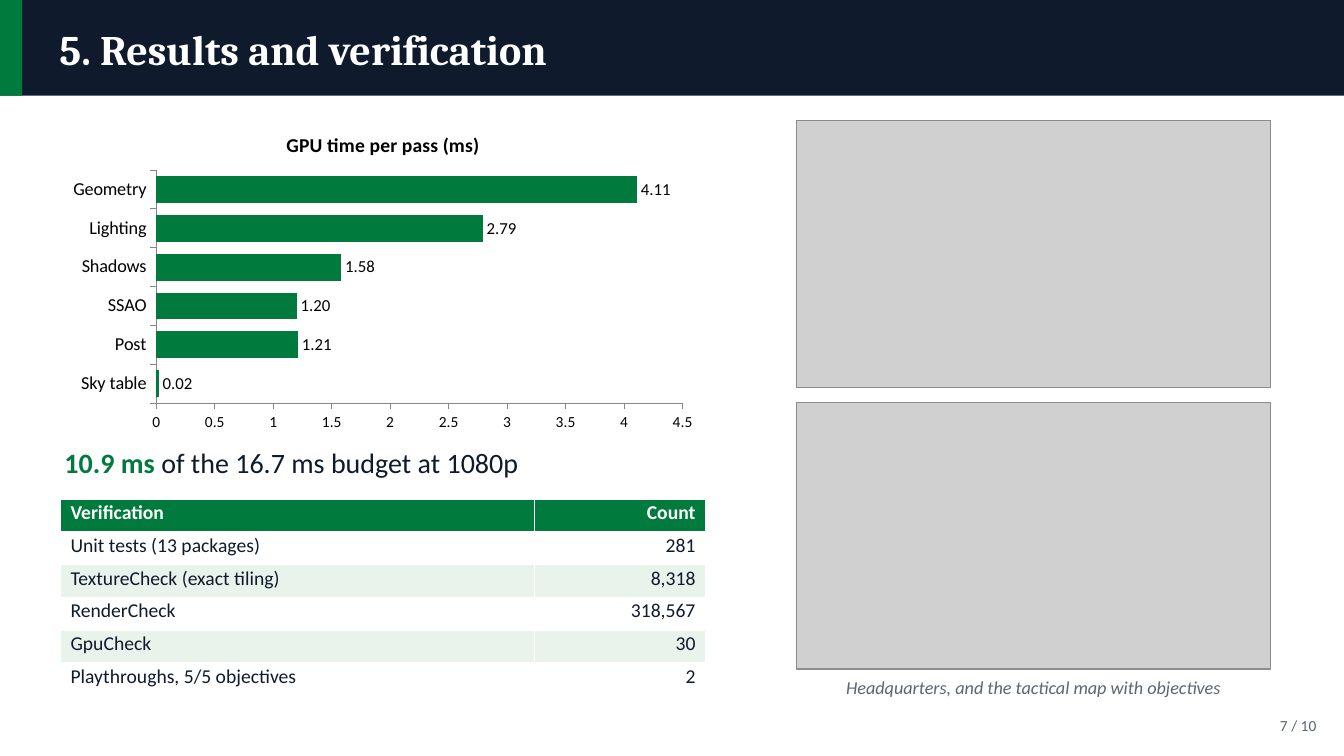
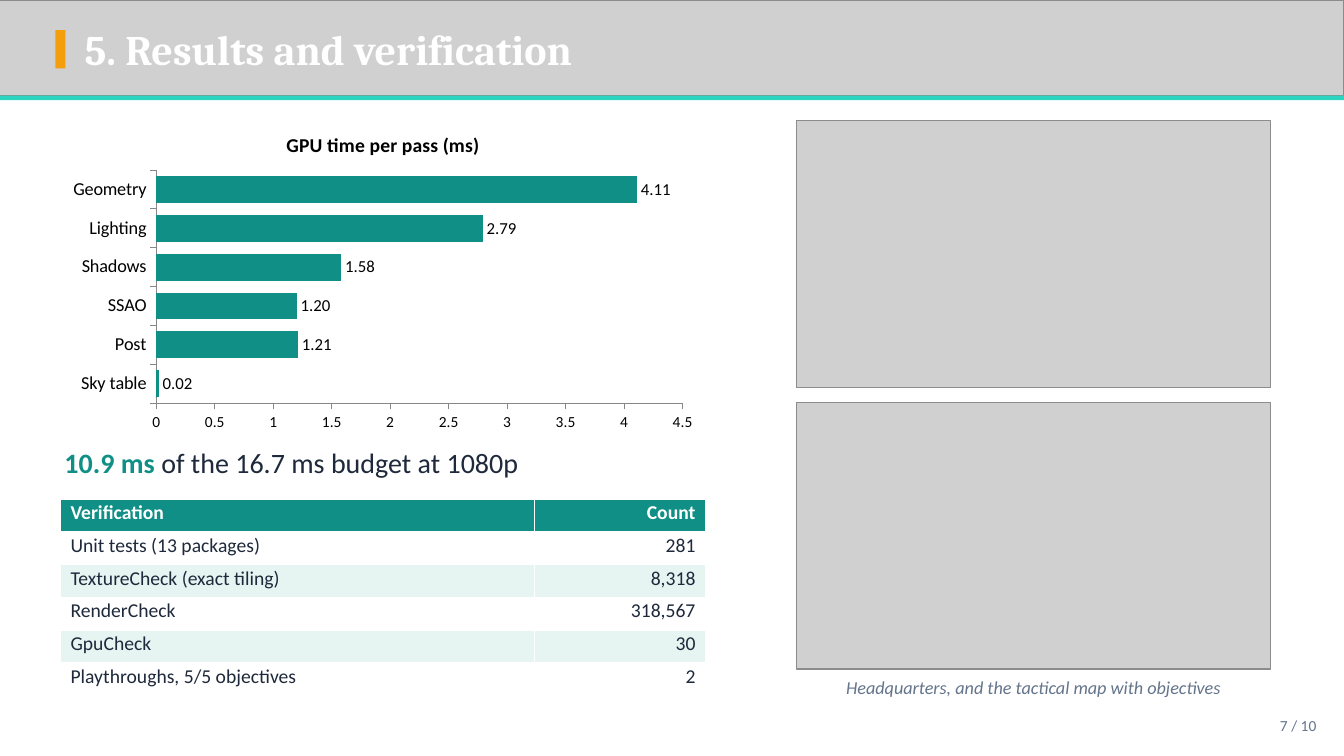
Before and after one commit to ShifatHasanGNS/Sentinel, a slide deck: slide 7 of Docs/Deliverables/Slides/Sentinel_Presentation.pptx. Drawn at 1344x756 pixels with LibreOffice and Linux fonts; fonts in the diff are those of the drawing; grey boxes stand for pictures; background and template pictures are left out. Boxes give left, top, right and bottom in pixels: in the first picture for what was removed or moved away, otherwise in the second. Text is boxed around its words. In the diff, an @@ line names an element or a change of style, - is before the commit and + after.

Commit message:
Slides: midnight-and-teal PPTX theme with procedurally generated backdrops

```diff
--- a/Docs/Deliverables/Slides/Sentinel_Presentation.pptx
+++ b/Docs/Deliverables/Slides/Sentinel_Presentation.pptx
@@ picture added at [0,0,1344,96] @@
@@ text "5. Results and verification": place and size @@
-text "5. Results and verification" at [59,35,547,66]
+text "5. Results and verification" at [85,36,572,65]
@@ rectangle: place and size @@
-rectangle at [0,0,22,96]
+rectangle at [55,30,66,69]
@@ rectangle at [55,30,66,69]: fill #007A3D to #F59E0B @@
@@ rectangle: place and size @@
-rectangle at [0,0,1344,96]
+rectangle at [0,96,1344,100]
@@ rectangle at [0,96,1344,100]: fill #0F1B2D to #2DD4BF @@
@@ bar chart at [60,116,706,439] @@
@@ colour of Series 1 #007A3D to #0F8F85 @@
@@ text "10.9 ms of the 16.7 ..." at [64,453,519,478]: text colour #007A3D to #0F8F85 in "10.9 ms"; text colour #0F1B2D to #1E293B in "of the 16.7 ms budget at 1080p" @@
@@ table at [60,499,706,696] @@
@@ fill #007A3D to #0F8F85 in row 1 @@
@@ fill #E8F3EC to #E6F4F2 in 4 cells @@
@@ text colour #0F1B2D to #1E293B in "Unit tests (13 packages)", "281", "TextureCheck (exact tiling)", "8,318" and 6 more places @@
@@ text "Headquarters, and the tactical map ..." at [846,681,1220,697]: text colour #5A6673 to #64748B @@
@@ text "7 / 10" at [1280,721,1317,731]: text colour #5A6673 to #64748B @@
```
Also in this commit, not shown: 9 other slides changed, 6 other files.
